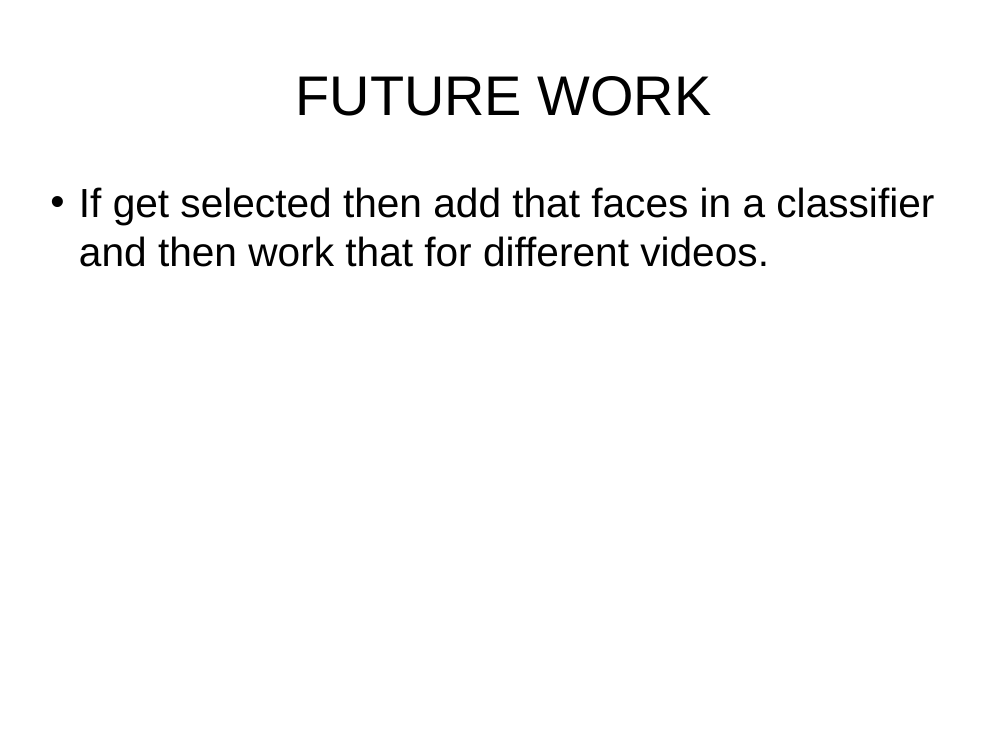
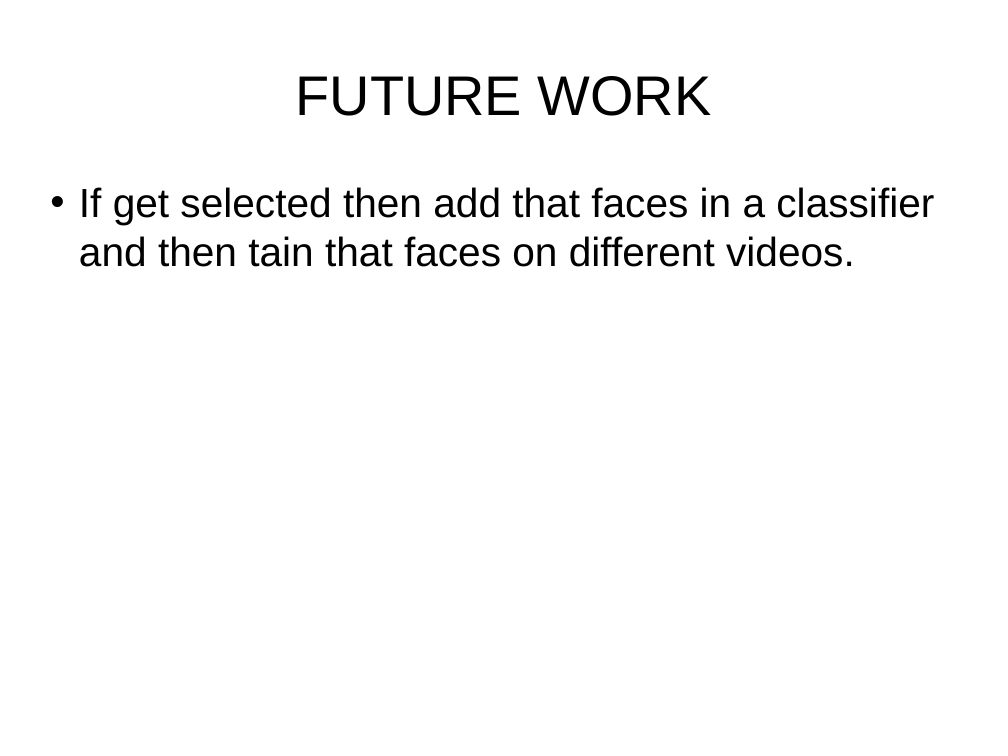
Before and after one commit to InternityFoundation/Code_Geas_3008, a slide deck: slide 5 of PPT.potx. Drawn at 1008x756 pixels with LibreOffice and Linux fonts; fonts in the diff are those of the drawing; background and template pictures are left out. Boxes give left, top, right and bottom in pixels: in the first picture for what was removed or moved away, otherwise in the second. Text is boxed around its words. In the diff, an @@ line names an element or a change of style, - is before the commit and + after.

```diff
--- a/PPT.potx
+++ b/PPT.potx
@@ text at (79,187,934,267): text changed @@
-• If get selected then add that faces in a classifier and then work that for different videos.
+• If get selected then add that faces in a classifier and then tain that faces on different videos.
```
Also in this commit, not shown: 2 other files.
